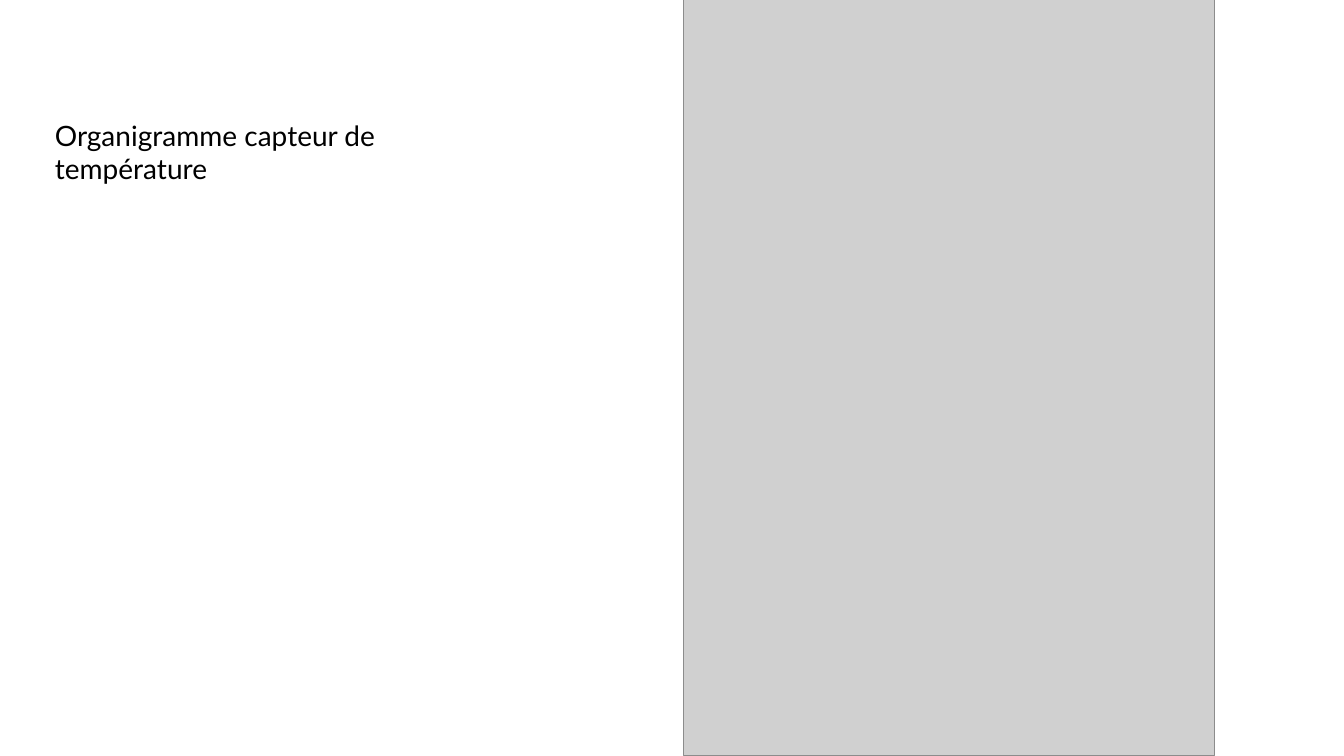
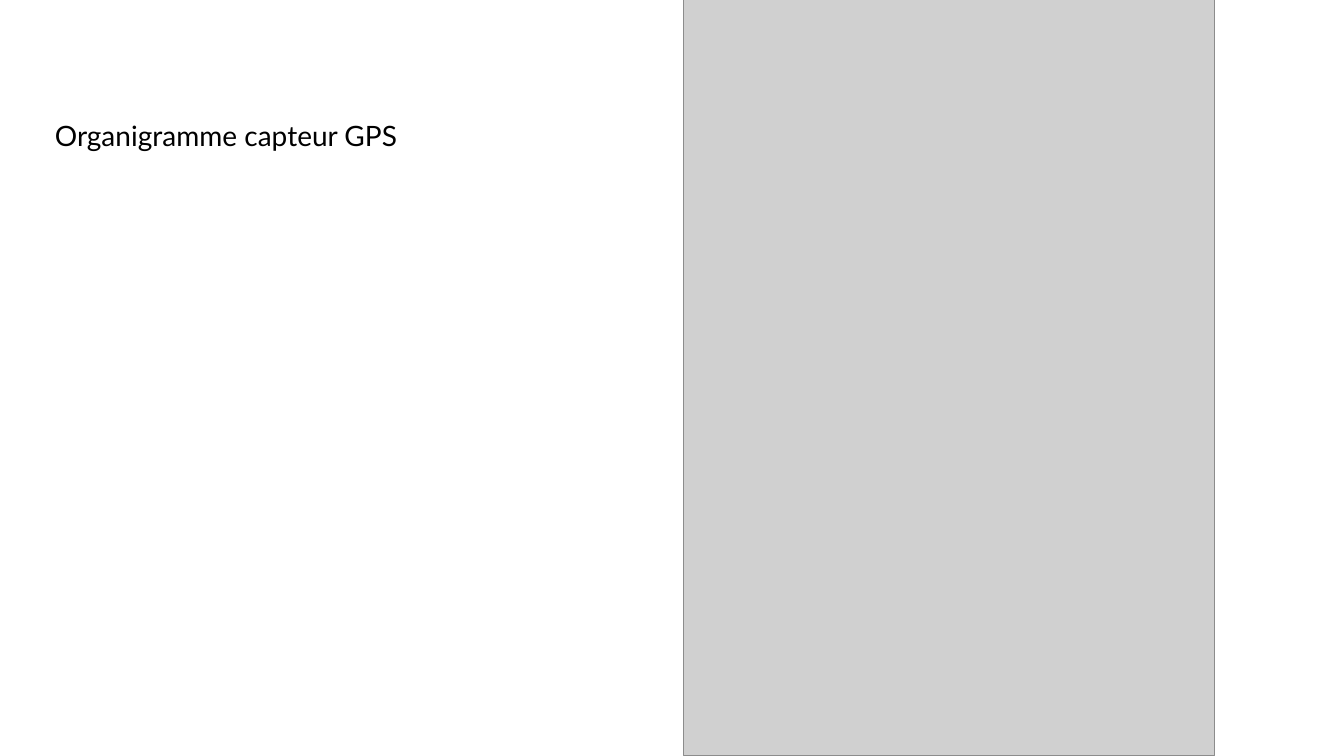
Before and after one commit to julien-negrobar/melaina, a slide deck: slide 9 of desrosiers Lucas /Projet MELAINA (abeille) 2/les fichier du mindview/mindview lucas /Présentation diagrammes.pptx. Drawn at 1344x756 pixels with LibreOffice and Linux fonts; fonts in the diff are those of the drawing; grey boxes stand for pictures. Boxes give left, top, right and bottom in pixels: in the first picture for what was removed or moved away, otherwise in the second. Text is boxed around its words. In the diff, an @@ line names an element or a change of style, - is before the commit and + after.

```diff
--- a/desrosiers Lucas /Projet MELAINA (abeille) 2/les fichier du mindview/mindview lucas /Présentation diagrammes.pptx
+++ b/desrosiers Lucas /Projet MELAINA (abeille) 2/les fichier du mindview/mindview lucas /Présentation diagrammes.pptx
@@ text at [55,125,396,151]: text changed @@
-Organigramme capteur de température
+Organigramme capteur GPS
```
Also in this commit, not shown: 3 other files.
